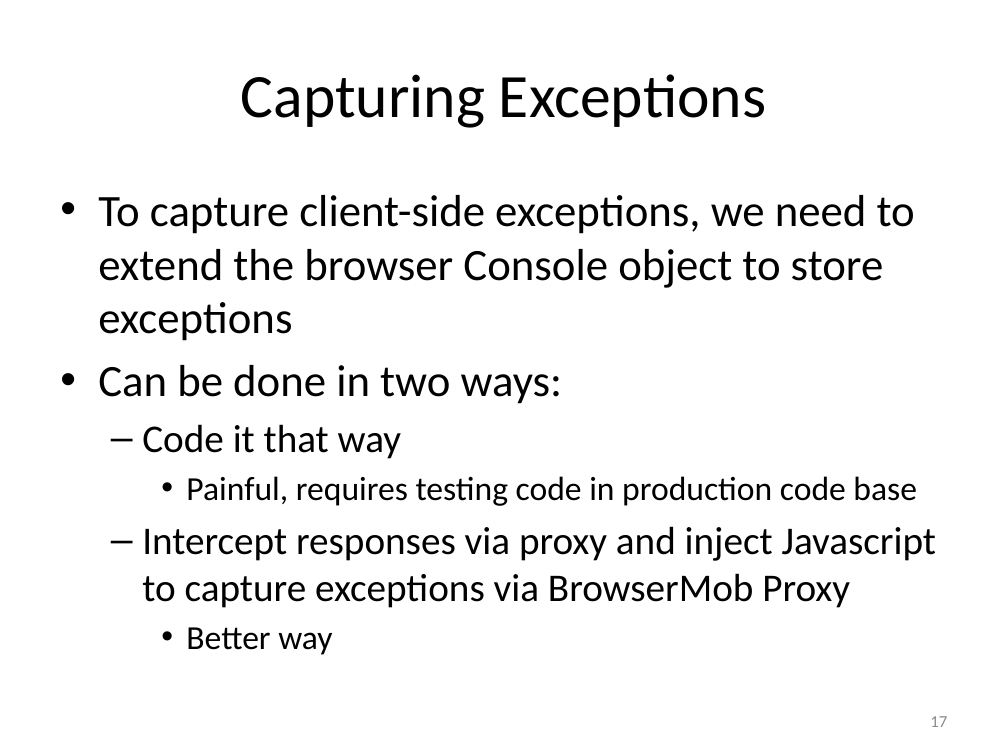
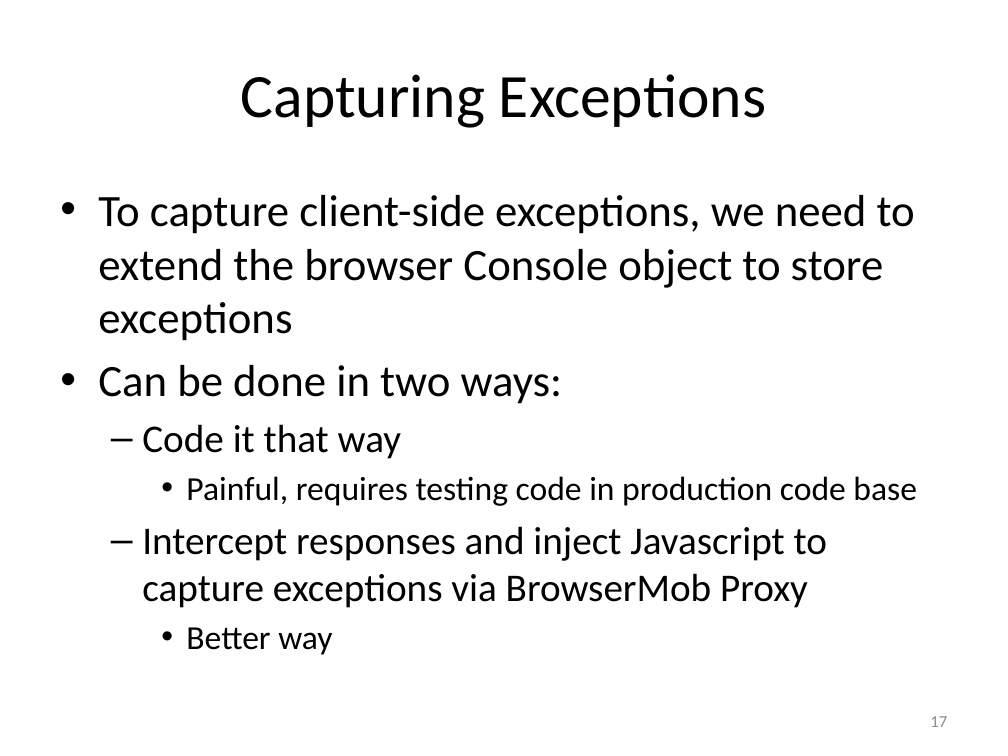
Before and after one commit to jongguo/ljkGitDB, a slide deck: slide 17 of project/cs6890-testing-project-presentation.pptx. Drawn at 1008x756 pixels with LibreOffice and Linux fonts; fonts in the diff are those of the drawing. Boxes give left, top, right and bottom in pixels: in the first picture for what was removed or moved away, otherwise in the second. Text is boxed around its words. In the diff, an @@ line names an element or a change of style, - is before the commit and + after.

```diff
--- a/project/cs6890-testing-project-presentation.pptx
+++ b/project/cs6890-testing-project-presentation.pptx
@@ text at (142,526,827,608): text changed @@
-  – Intercept responses via proxy and inject Javascript to capture exceptions via BrowserMob Proxy
+  – Intercept responses and inject Javascript to capture exceptions via BrowserMob Proxy
```
Also in this commit, not shown: 6 other slides changed, 1 slide added, 5 other files.
